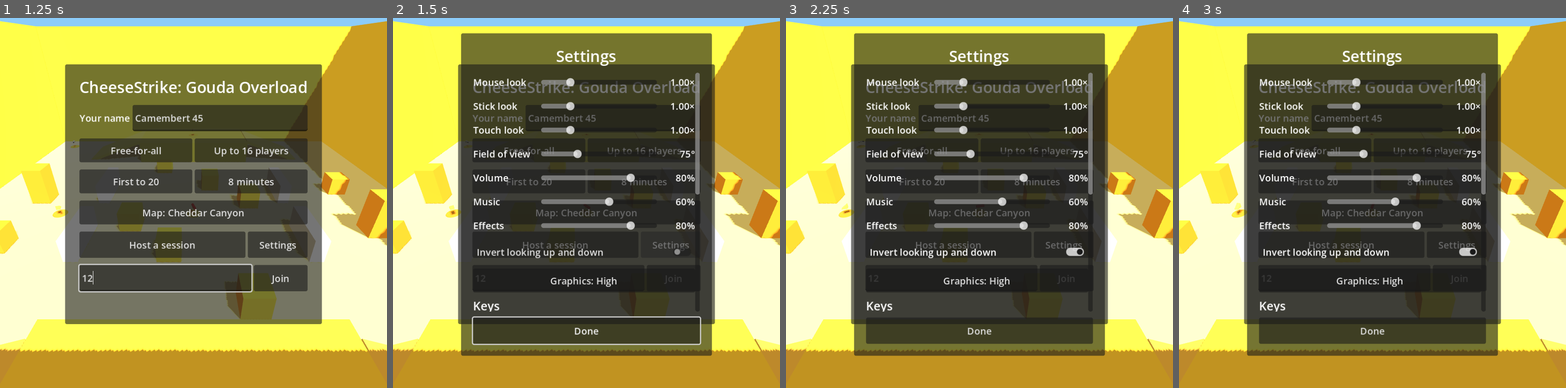
Above: before the commit, frames 1-4 (left to right).
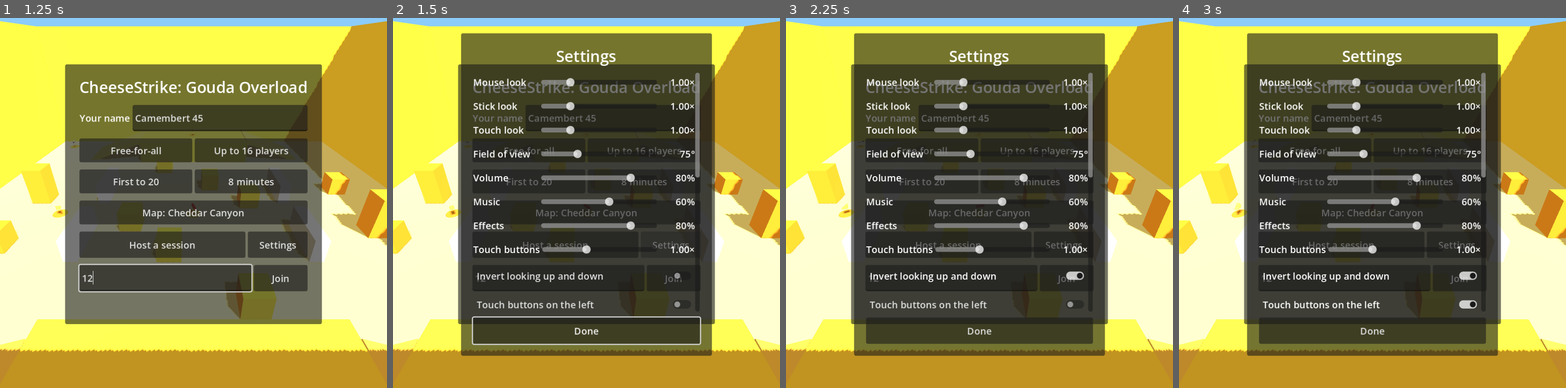
Above: after the commit, the same moments.

Repository: golgirihm/cheesestrike
Game: Godot game, scene res://main.tscn
The game is run twice, just before and just after one commit, with the same random seed, the same clock (stepped at 60 frames per second) and the same inputs.
Inputs (mouse positions are in pixels of both pictures, inside the frame that each line leads up to):
- Up to frame 1 (1.25 s): click (166, 277) at 0.52 s; type "12" at 0.6 s
- Up to frame 2 (1.5 s): click "Settings" at 1.25 s
- Up to frame 3 (2.25 s): click "Invert looking up and down" at 2 s
- Up to frame 4 (3 s): click (1368, 302) at 2.75 s, where only the run after the commit has a clickable "Touch buttons on the left"

Frame 1 is identical in both runs. In frame 2, 1.5% of the frame differs, in the area x 20-80%, y 42-80%; in frame 3, 1.6%; in frame 4, 1.7%.

Commit message:
Make the game better on phones
Fill the screen and turn sideways on the first touch, where the browser
allows it, with a setting to turn that off. Touch buttons can be resized
and moved to the left, which also swaps the movement and look halves.
The web export is now an installable app with a cheese icon. The browser
tests block its service worker, and tools/serve.py serves one that keeps
nothing, so neither runs a stale copy of the game.

Diff:
--- a/game/main.gd
+++ b/game/main.gd
@@ -66,6 +66,8 @@
 	settings_button.pressed.connect(settings_menu.open)
 	pause_settings_button.pressed.connect(settings_menu.open)
 	Controls.apply(Settings.get_value("bindings"))
+	WebPage.set_fullscreen_on_touch(Settings.get_value("touch_fullscreen"))
+	Settings.changed.connect(_apply_page_setting)
 	name_edit.text = Settings.get_value("name")
 	name_edit.text_submitted.connect(func(_text: String) -> void: _remember_name())
 	name_edit.focus_exited.connect(_remember_name)
@@ -148,6 +150,11 @@
 	_show_match_setting(key)
 	button.pressed.connect(func() -> void:
 		Settings.set_value(key, choices[(choices.find(Settings.get_value(key)) + 1) % choices.size()]))
+
+
+func _apply_page_setting(key: String) -> void:
+	if key == "touch_fullscreen":
+		WebPage.set_fullscreen_on_touch(Settings.get_value("touch_fullscreen"))
 
 
 func _show_match_setting(key: String) -> void:
--- a/game/net/web_page.gd
+++ b/game/net/web_page.gd
@@ -9,6 +9,10 @@
 ## keep-alive is on, a Web Worker timer (which browsers leave running) drives
 ## the loop whenever frames stop arriving. It can't help once a phone suspends
 ## the page outright.
+##
+## Full screen on touch: on a phone, the first touch in the game (browsers only
+## allow it in answer to one) makes the page fill the screen and turns it
+## sideways where the browser can, unless the player has turned that off.
 ##
 ## Wake lock: stops the screen dimming and locking while the game is visible,
 ## for players who aren't touching the screen. Browsers only offer it on HTTPS
@@ -143,7 +147,20 @@
 		}, true);
 	}
 
+	let fullscreenOnTouch = false;
+	document.addEventListener('touchend', () => {
+		if (!fullscreenOnTouch || document.fullscreenElement || !document.documentElement.requestFullscreen) return;
+		document.documentElement.requestFullscreen({ navigationUI: 'hide' }).then(() => {
+			if (screen.orientation && screen.orientation.lock) {
+				return screen.orientation.lock('landscape').catch(() => {});
+			}
+		}).catch(() => {});
+	}, true);
+
 	window.cheeseStrike = {
+		setFullscreenOnTouch(on) {
+			fullscreenOnTouch = on;
+		},
 		takeMouseMovement() {
 			const moved = lookX + ' ' + lookY;
 			lookX = 0;
@@ -174,6 +191,11 @@
 static func set_keep_alive(on: bool) -> void:
 	if OS.has_feature("web"):
 		JavaScriptBridge.eval("window.cheeseStrike.setKeepAlive(%s)" % ("true" if on else "false"), true)
+
+
+static func set_fullscreen_on_touch(on: bool) -> void:
+	if OS.has_feature("web"):
+		JavaScriptBridge.eval("window.cheeseStrike.setFullscreenOnTouch(%s)" % ("true" if on else "false"), true)
 
 
 static func set_wake_lock(on: bool) -> void:
--- a/game/player/player.gd
+++ b/game/player/player.gd
@@ -608,7 +608,7 @@
 		elif not button.is_empty():
 			_button_touches[event.index] = button
 			_fire_pressed = _fire_pressed or button == "fire"
-		elif event.position.x < get_viewport().get_visible_rect().size.x * 0.5:
+		elif preload("res://ui/touch_controls.gd").is_movement_side(event.position, get_viewport().get_visible_rect().size, Settings.get_value("touch_left_handed")):
 			if _move_touch == -1:
 				_move_touch = event.index
 				_move_touch_origin = event.position
--- a/game/project.godot
+++ b/game/project.godot
@@ -13,6 +13,7 @@
 config/name="CheeseStrike: Gouda Overload"
 run/main_scene="res://main.tscn"
 config/features=PackedStringArray("4.7", "GL Compatibility")
+config/icon="res://icon.png"
 
 [autoload]
 
--- a/game/settings/settings.gd
+++ b/game/settings/settings.gd
@@ -33,6 +33,12 @@
 	"quality": "",
 	# Keys chosen for actions, by action: physical key codes.
 	"bindings": {},
+	# Touch screens: the size of the on-screen buttons, whether the buttons
+	# and the movement stick swap sides, and whether the first touch makes the
+	# game fill the screen, turned sideways.
+	"touch_size": 1.0,
+	"touch_left_handed": false,
+	"touch_fullscreen": true,
 }
 
 ## The allowed range of each number setting. A value outside is brought in.
@@ -44,6 +50,7 @@
 	"master_volume": [0.0, 1.0],
 	"music_volume": [0.0, 1.0],
 	"effects_volume": [0.0, 1.0],
+	"touch_size": [0.7, 1.5],
 }
 ## The allowed choices of a setting that is one of a few.
 const CHOICES := {
--- a/game/test/unit/test_preferences.gd
+++ b/game/test/unit/test_preferences.gd
@@ -235,3 +235,21 @@
 	var player := _own_player()
 	Settings.set_value("fov", 95.0)
 	assert_eq(player.camera.fov, 95.0)
+
+
+func test_the_touch_settings_toggle_and_size() -> void:
+	var menu := _menu()
+	(menu.find_child("Setting_touch_left_handed", true, false) as CheckButton).button_pressed = true
+	assert_true(Settings.get_value("touch_left_handed"))
+	(menu.find_child("Setting_touch_fullscreen", true, false) as CheckButton).button_pressed = false
+	assert_false(Settings.get_value("touch_fullscreen"))
+	(menu.find_child("Setting_touch_size", true, false) as HSlider).value = 1.25
+	assert_eq(Settings.get_value("touch_size"), 1.25)
+	assert_eq(SETTINGS_MENU.value_text("touch_size", 1.25), "1.25×")
+
+
+func test_touch_buttons_cannot_be_made_too_small_or_too_big() -> void:
+	Settings.set_value("touch_size", 5.0)
+	assert_eq(Settings.get_value("touch_size"), 1.5)
+	Settings.set_value("touch_size", 0.1)
+	assert_eq(Settings.get_value("touch_size"), 0.7)
--- a/game/test/unit/test_touch_controls.gd
+++ b/game/test/unit/test_touch_controls.gd
@@ -59,3 +59,52 @@
 	controls.notice_touch()
 	controls.hide()
 	assert_eq(controls.button_at(TOUCH.layout_for(controls.size).fire.centre), "")
+
+
+func test_bigger_buttons_are_bigger_and_further_from_the_edge() -> void:
+	var usual := TOUCH.layout_for(Vector2(1000, 600))
+	var big := TOUCH.layout_for(Vector2(1000, 600), 1.5)
+	assert_almost_eq(big.fire.radius, usual.fire.radius * 1.5, 0.001)
+	assert_lt(big.fire.centre.x, usual.fire.centre.x)
+	assert_lt(big.fire.centre.y, usual.fire.centre.y)
+
+
+func test_left_handed_buttons_mirror_the_usual_ones() -> void:
+	var usual := TOUCH.layout_for(Vector2(1000, 600))
+	var left := TOUCH.layout_for(Vector2(1000, 600), 1.0, true)
+	for name: String in usual:
+		assert_almost_eq(left[name].centre.x, 1000.0 - usual[name].centre.x, 0.001, name)
+		assert_eq(left[name].centre.y, usual[name].centre.y, name)
+		assert_eq(left[name].radius, usual[name].radius, name)
+
+
+func test_buttons_fit_at_every_size_and_on_either_side() -> void:
+	for touch_size in [0.7, 1.0, 1.5]:
+		for left_handed in [false, true]:
+			for screen in [Vector2(1000, 600), Vector2(1152, 648)]:
+				var placed := TOUCH.layout_for(screen, touch_size, left_handed)
+				var rect := Rect2(Vector2.ZERO, screen)
+				for name: String in placed:
+					var reach: Vector2 = Vector2.ONE * placed[name].radius
+					assert_true(rect.encloses(Rect2(placed[name].centre - reach, reach * 2.0)), "%s at %s, %s, %s" % [name, screen, touch_size, left_handed])
+
+
+func test_the_buttons_follow_the_settings() -> void:
+	var was_size: float = Settings.get_value("touch_size")
+	var was_left: bool = Settings.get_value("touch_left_handed")
+	controls.notice_touch()
+	Settings.set_value("touch_size", 1.3)
+	Settings.set_value("touch_left_handed", true)
+	var placed := TOUCH.layout_for(controls.size, 1.3, true)
+	assert_eq(controls.button_at(placed.fire.centre), "fire")
+	assert_lt(placed.fire.centre.x, 500.0)
+	Settings.set_value("touch_size", was_size)
+	Settings.set_value("touch_left_handed", was_left)
+
+
+func test_movement_is_on_the_side_away_from_the_buttons() -> void:
+	var screen := Vector2(1000, 600)
+	assert_true(TOUCH.is_movement_side(Vector2(100, 300), screen, false))
+	assert_false(TOUCH.is_movement_side(Vector2(900, 300), screen, false))
+	assert_false(TOUCH.is_movement_side(Vector2(100, 300), screen, true))
+	assert_true(TOUCH.is_movement_side(Vector2(900, 300), screen, true))
--- a/game/ui/settings_menu.gd
+++ b/game/ui/settings_menu.gd
@@ -16,6 +16,13 @@
 	["master_volume", "Volume", 0.0, 1.0, 0.05, "%d%%"],
 	["music_volume", "Music", 0.0, 1.0, 0.05, "%d%%"],
 	["effects_volume", "Effects", 0.0, 1.0, 0.05, "%d%%"],
+	["touch_size", "Touch buttons", 0.7, 1.5, 0.05, "%.2f×"],
+]
+## The settings that are on or off, with what each says.
+const TOGGLES := [
+	["invert_look", "Invert looking up and down"],
+	["touch_left_handed", "Touch buttons on the left"],
+	["touch_fullscreen", "Full screen when touched"],
 ]
 
 var _rows: VBoxContainer
@@ -55,7 +62,8 @@
 		if slider != null:
 			slider.set_value_no_signal(Settings.get_value(row[0]))
 		_show_value(row[0])
-	(find_child("Setting_invert_look", true, false) as CheckButton).set_pressed_no_signal(Settings.get_value("invert_look"))
+	for row: Array in TOGGLES:
+		(find_child("Setting_" + row[0], true, false) as CheckButton).set_pressed_no_signal(Settings.get_value(row[0]))
 	(find_child("Setting_quality", true, false) as Button).text = "Graphics: %s" % GraphicsQuality.NAMES[GraphicsQuality.level(Settings.get_value("quality"))]
 	for action: String in _key_buttons:
 		_key_buttons[action].text = "Press a key…" if action == _waiting_for else Controls.keys_text(action)
@@ -145,12 +153,13 @@
 
 	for row: Array in SLIDERS:
 		_add_slider(row[0], row[1], row[2], row[3], row[4])
-	var invert := CheckButton.new()
-	invert.name = "Setting_invert_look"
-	invert.text = "Invert looking up and down"
-	invert.custom_minimum_size = Vector2(0, 40)
-	invert.toggled.connect(func(on: bool) -> void: Settings.set_value("invert_look", on))
-	_rows.add_child(invert)
+	for row: Array in TOGGLES:
+		var toggle := CheckButton.new()
+		toggle.name = "Setting_" + row[0]
+		toggle.text = row[1]
+		toggle.custom_minimum_size = Vector2(0, 40)
+		toggle.toggled.connect(func(on: bool) -> void: Settings.set_value(row[0], on))
+		_rows.add_child(toggle)
 	var quality := Button.new()
 	quality.name = "Setting_quality"
 	quality.custom_minimum_size = Vector2(0, 40)
--- a/game/ui/touch_controls.gd
+++ b/game/ui/touch_controls.gd
@@ -33,6 +33,7 @@
 	mouse_filter = Control.MOUSE_FILTER_IGNORE
 	shown = DisplayServer.is_touchscreen_available()
 	resized.connect(queue_redraw)
+	Settings.changed.connect(func(_key: String) -> void: queue_redraw())
 
 
 ## A touch has been seen, so this is a touch screen whatever it reported.
@@ -43,18 +44,36 @@
 
 
 ## Where each button is on a screen of `screen` size: name -> {centre, radius}.
-static func layout_for(screen: Vector2) -> Dictionary:
+## `size` scales the buttons, and how far they sit from the edge; left-handed,
+## they sit on the left instead.
+static func layout_for(screen: Vector2, size := 1.0, left_handed := false) -> Dictionary:
 	var placed := {}
 	for name: String in BUTTONS:
-		placed[name] = {"centre": screen * BUTTONS[name].anchor + BUTTONS[name].offset, "radius": BUTTONS[name].radius}
+		var anchor: Vector2 = BUTTONS[name].anchor
+		var offset: Vector2 = BUTTONS[name].offset * size
+		if left_handed:
+			anchor.x = 1.0 - anchor.x
+			offset.x = -offset.x
+		placed[name] = {"centre": screen * anchor + offset, "radius": BUTTONS[name].radius * size}
 	return placed
+
+
+## The layout as the player has set it.
+func layout() -> Dictionary:
+	return layout_for(size, Settings.get_value("touch_size"), Settings.get_value("touch_left_handed"))
+
+
+## Whether a touch at `point` is on the side of the screen that moves the
+## player: the left half, or the right for the left-handed.
+static func is_movement_side(point: Vector2, screen: Vector2, left_handed: bool) -> bool:
+	return (point.x >= screen.x * 0.5) if left_handed else (point.x < screen.x * 0.5)
 
 
 ## The name of the button at `point`, or "" if none is there or none are showing.
 func button_at(point: Vector2) -> String:
 	if not shown or not is_visible_in_tree():
 		return ""
-	var placed := layout_for(size)
+	var placed := layout()
 	for name: String in placed:
 		if point.distance_to(placed[name].centre) <= placed[name].radius:
 			return name
@@ -74,13 +93,13 @@
 	if not shown:
 		return
 	var font := get_theme_default_font()
-	var placed := layout_for(size)
+	var placed := layout()
 	for name: String in placed:
 		var centre: Vector2 = placed[name].centre
 		var radius: float = placed[name].radius
 		draw_circle(centre, radius, HELD_COLOR if held.has(name) else COLOR)
 		draw_arc(centre, radius, 0.0, TAU, 48, LABEL_COLOR, 2.0, true)
 		var label: String = BUTTONS[name].label
-		var font_size: int = BUTTONS[name].font_size
+		var font_size := int(BUTTONS[name].font_size * Settings.get_value("touch_size"))
 		var width := font.get_string_size(label, HORIZONTAL_ALIGNMENT_LEFT, -1, font_size).x
 		draw_string(font, centre + Vector2(-width / 2.0, font_size * 0.35), label, HORIZONTAL_ALIGNMENT_LEFT, -1, font_size, LABEL_COLOR)
Not shown, changed: game/export_presets.cfg
Binary file added: game/icon.png
Not shown, added: game/icon.png.import
Not shown, changed: browser_tests/harness.py
Not shown, changed: browser_tests/test_settings.py
Not shown, changed: docs/backlog.md
Not shown, changed: docs/manual-tests.md
Not shown, changed: tools/serve.py
